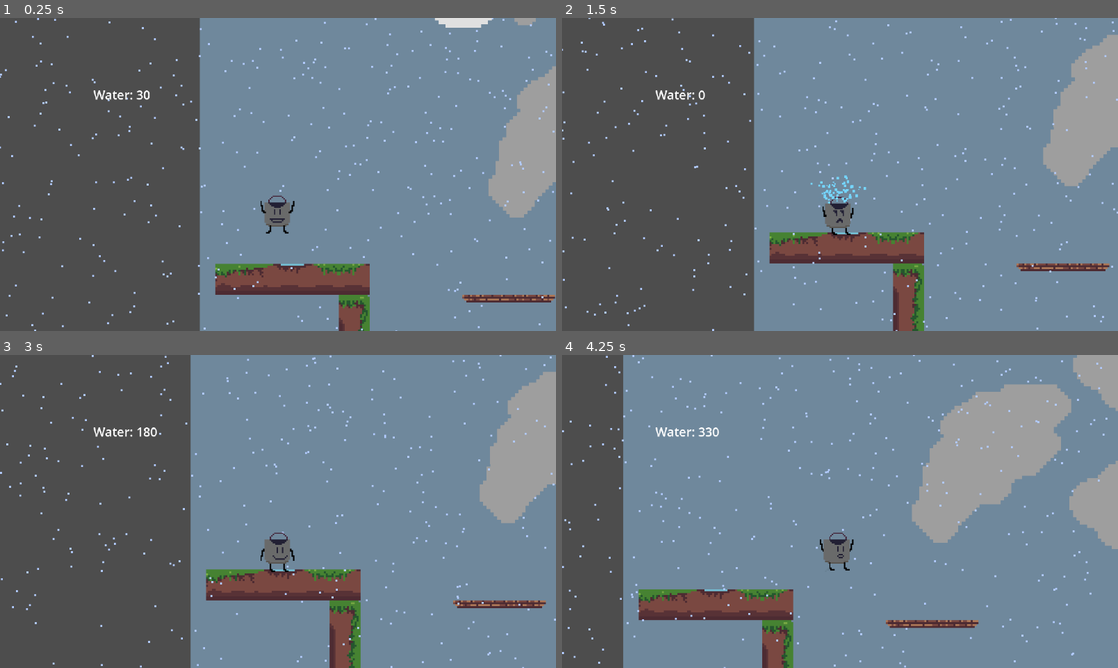
Above: before the commit, frames 1-4 (two rows, left to right).
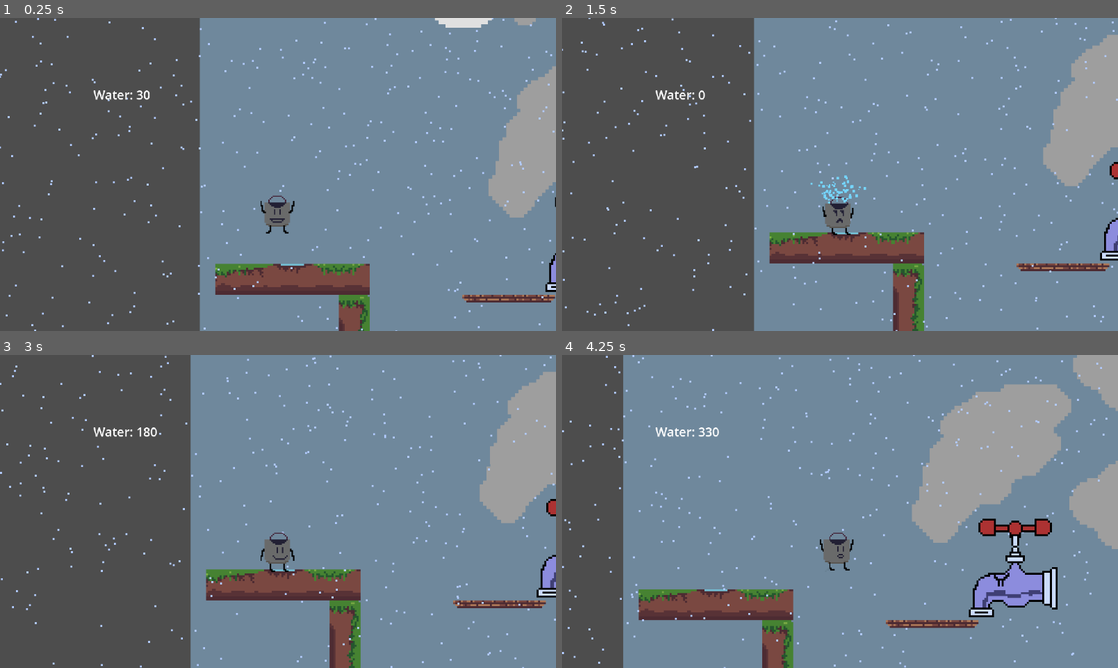
Above: after the commit, the same moments.

Repository: nsriv531/GWJ58
Game: Godot game, scene res://Scene/Levels/BossLevel.tscn
The game is run twice, just before and just after one commit, with the same random seed, the same clock (stepped at 60 frames per second) and the same inputs. This scene is started directly instead of the project's main scene.
Inputs:
- Up to frame 1 (0.25 s): no input
- Up to frame 2 (1.5 s): hold D (right) from 0.53 s (still down); tap Space (dump) at 0.6, 1.35 s; tap W (jump) at 0.77 s
- Up to frame 3 (3 s): tap W (jump) at 1.52 s; release D (right) at 2.03 s; hold A (left) 2.03-2.78 s; tap Space (dump) at 2.1, 2.85 s; hold D (right) from 2.78 s (still down)
- Up to frame 4 (4.25 s): keep holding D (right); tap W (jump) at 3.02, 3.77 s; tap Space (dump) at 3.6 s

The runs differ from the first frame. In frame 1, 0.2% of the frame differs, in the area x 98-100%, y 57-88%; in frame 2, 0.4%; in frame 3, 0.4%; in frame 4, 2.5%, in the area x 73-90%, y 52-84%.
Error after the commit: Parse Error: Assignment is not allowed inside an expression. (res://Objects/Boss.gd:25)

Commit message:
started boss stuff

Diff:
--- /dev/null
+++ b/Objects/Boss.gd
@@ -0,0 +1,27 @@
+extends Area2D
+enum{IDLE,ACTIVE}
+var player
+var state
+# Called when the node enters the scene tree for the first time.
+func _ready():
+	$AnimatedSprite2D.play("idle")
+	player = self.get_parent().get_node("Player")
+
+	state = IDLE
+
+	pass # Replace with function body.
+
+func _get_distance(n1, n2):
+	var relx = n1.position.x - n2.position.x
+	var rely = n1.position.x - n2.position.x
+	var dist = sqrt(relx*relx +rely*rely)
+	return dist
+
+# Called every frame. 'delta' is the elapsed time since the previous frame.
+func _process(delta):
+	if state == IDLE:
+		if _get_distance(self,player) < 600:
+			state = ACTIVE
+	elif state = ACTIVE:
+		$AnimatedSprite2D.play("active")
+	pass
--- /dev/null
+++ b/Objects/Boss.tscn
@@ -0,0 +1,166 @@
+[gd_scene load_steps=23 format=3 uid="uid://cfbqr1n2325vk"]
+
+[ext_resource type="Script" path="res://Objects/Boss.gd" id="1_jowgh"]
+[ext_resource type="Texture2D" uid="uid://dva5hm551p2fd" path="res://Art/faucetguy-sheet.png" id="1_o07s6"]
+
+[sub_resource type="RectangleShape2D" id="RectangleShape2D_35u4k"]
+
+[sub_resource type="AtlasTexture" id="AtlasTexture_nbrip"]
+atlas = ExtResource("1_o07s6")
+region = Rect2(256, 0, 128, 128)
+
+[sub_resource type="AtlasTexture" id="AtlasTexture_nvcci"]
+atlas = ExtResource("1_o07s6")
+region = Rect2(384, 0, 128, 128)
+
+[sub_resource type="AtlasTexture" id="AtlasTexture_d660d"]
+atlas = ExtResource("1_o07s6")
+region = Rect2(512, 0, 128, 128)
+
+[sub_resource type="AtlasTexture" id="AtlasTexture_vly5l"]
+atlas = ExtResource("1_o07s6")
+region = Rect2(640, 0, 128, 128)
+
+[sub_resource type="AtlasTexture" id="AtlasTexture_vi044"]
+atlas = ExtResource("1_o07s6")
+region = Rect2(0, 0, 128, 128)
+
+[sub_resource type="AtlasTexture" id="AtlasTexture_yl0mj"]
+atlas = ExtResource("1_o07s6")
+region = Rect2(128, 0, 128, 128)
+
+[sub_resource type="AtlasTexture" id="AtlasTexture_dnmlh"]
+atlas = ExtResource("1_o07s6")
+region = Rect2(768, 0, 128, 128)
+
+[sub_resource type="AtlasTexture" id="AtlasTexture_fe6wp"]
+atlas = ExtResource("1_o07s6")
+region = Rect2(896, 0, 128, 128)
+
+[sub_resource type="AtlasTexture" id="AtlasTexture_a6wdj"]
+atlas = ExtResource("1_o07s6")
+region = Rect2(1024, 0, 128, 128)
+
+[sub_resource type="AtlasTexture" id="AtlasTexture_0x73i"]
+atlas = ExtResource("1_o07s6")
+region = Rect2(1152, 0, 128, 128)
+
+[sub_resource type="AtlasTexture" id="AtlasTexture_h6j63"]
+atlas = ExtResource("1_o07s6")
+region = Rect2(1280, 0, 128, 128)
+
+[sub_resource type="AtlasTexture" id="AtlasTexture_l6tit"]
+atlas = ExtResource("1_o07s6")
+region = Rect2(1408, 0, 128, 128)
+
+[sub_resource type="AtlasTexture" id="AtlasTexture_m4nsj"]
+atlas = ExtResource("1_o07s6")
+region = Rect2(1536, 0, 128, 128)
+
+[sub_resource type="AtlasTexture" id="AtlasTexture_xtooj"]
+atlas = ExtResource("1_o07s6")
+region = Rect2(1664, 0, 128, 128)
+
+[sub_resource type="AtlasTexture" id="AtlasTexture_y3sx7"]
+atlas = ExtResource("1_o07s6")
+region = Rect2(1792, 0, 128, 128)
+
+[sub_resource type="AtlasTexture" id="AtlasTexture_ajj4p"]
+atlas = ExtResource("1_o07s6")
+region = Rect2(1920, 0, 128, 128)
+
+[sub_resource type="AtlasTexture" id="AtlasTexture_vchw5"]
+atlas = ExtResource("1_o07s6")
+region = Rect2(2048, 0, 128, 128)
+
+[sub_resource type="AtlasTexture" id="AtlasTexture_486b5"]
+atlas = ExtResource("1_o07s6")
+region = Rect2(2176, 0, 128, 128)
+
+[sub_resource type="SpriteFrames" id="SpriteFrames_p8d1e"]
+animations = [{
+"frames": [{
+"duration": 1.0,
+"texture": SubResource("AtlasTexture_nbrip")
+}, {
+"duration": 1.0,
+"texture": SubResource("AtlasTexture_nvcci")
+}],
+"loop": true,
+"name": &"active",
+"speed": 2.5
+}, {
+"frames": [{
+"duration": 1.0,
+"texture": SubResource("AtlasTexture_d660d")
+}, {
+"duration": 1.0,
+"texture": SubResource("AtlasTexture_vly5l")
+}],
+"loop": false,
+"name": &"hit",
+"speed": 5.0
+}, {
+"frames": [{
+"duration": 1.0,
+"texture": SubResource("AtlasTexture_vi044")
+}, {
+"duration": 1.0,
+"texture": SubResource("AtlasTexture_yl0mj")
+}],
+"loop": true,
+"name": &"idle",
+"speed": 2.5
+}, {
+"frames": [{
+"duration": 1.0,
+"texture": SubResource("AtlasTexture_dnmlh")
+}, {
+"duration": 1.0,
+"texture": SubResource("AtlasTexture_fe6wp")
+}, {
+"duration": 1.0,
+"texture": SubResource("AtlasTexture_a6wdj")
+}, {
+"duration": 1.0,
+"texture": SubResource("AtlasTexture_0x73i")
+}, {
+"duration": 1.0,
+"texture": SubResource("AtlasTexture_h6j63")
+}, {
+"duration": 1.0,
+"texture": SubResource("AtlasTexture_l6tit")
+}, {
+"duration": 1.0,
+"texture": SubResource("AtlasTexture_m4nsj")
+}, {
+"duration": 1.0,
+"texture": SubResource("AtlasTexture_xtooj")
+}, {
+"duration": 1.0,
+"texture": SubResource("AtlasTexture_y3sx7")
+}, {
+"duration": 1.0,
+"texture": SubResource("AtlasTexture_ajj4p")
+}, {
+"duration": 1.0,
+"texture": SubResource("AtlasTexture_vchw5")
+}, {
+"duration": 1.0,
+"texture": SubResource("AtlasTexture_486b5")
+}],
+"loop": false,
+"name": &"spray",
+"speed": 5.0
+}]
+
+[node name="Boss" type="Area2D"]
+script = ExtResource("1_jowgh")
+
+[node name="CollisionShape2D" type="CollisionShape2D" parent="."]
+shape = SubResource("RectangleShape2D_35u4k")
+
+[node name="AnimatedSprite2D" type="AnimatedSprite2D" parent="."]
+scale = Vector2(5, 5)
+sprite_frames = SubResource("SpriteFrames_p8d1e")
+animation = &"active"
--- a/Scene/Levels/BossLevel.tscn
+++ b/Scene/Levels/BossLevel.tscn
@@ -12,6 +12,7 @@
 [ext_resource type="PackedScene" uid="uid://fbqlcc57n63p" path="res://Art/clouds/cloud_6.tscn" id="12_15olh"]
 [ext_resource type="PackedScene" uid="uid://b3t8215cga4ym" path="res://Art/clouds/cloud_3.tscn" id="13_4boym"]
 [ext_resource type="PackedScene" uid="uid://h4wtj1ukqxig" path="res://Objects/Spring.tscn" id="13_54hao"]
+[ext_resource type="PackedScene" uid="uid://cfbqr1n2325vk" path="res://Objects/Boss.tscn" id="13_l2hta"]
 
 [sub_resource type="ParticleProcessMaterial" id="ParticleProcessMaterial_j3ubl"]
 emission_shape = 3
@@ -95,3 +96,6 @@
 
 [node name="Spring2" parent="." instance=ExtResource("13_54hao")]
 position = Vector2(-101, 752)
+
+[node name="Boss" parent="." instance=ExtResource("13_l2hta")]
+position = Vector2(496, 333)
--- a/Scene/Main.gd
+++ b/Scene/Main.gd
@@ -1,6 +1,7 @@
 extends Node2D
 
 @export var level_num:int = 1
+@onready var player = $Player
 
 # Called when the node enters the scene tree for the first time.
 func _ready():
@@ -14,6 +15,8 @@
 		endflag.connect_shrine(shrine)
 	pass # Replace with function body.
 
+func get_player():
+	return player
 
 func next_level():
 	var dir = DirAccess.open("res://Scene/Levels/")
Binary file added: Art/faucetguy-sheet.png
Not shown, added: Art/faucetguy-sheet.png.import
Not shown: 1 places in Scene/Levels/BossLevel.tscn that only renumber resources
